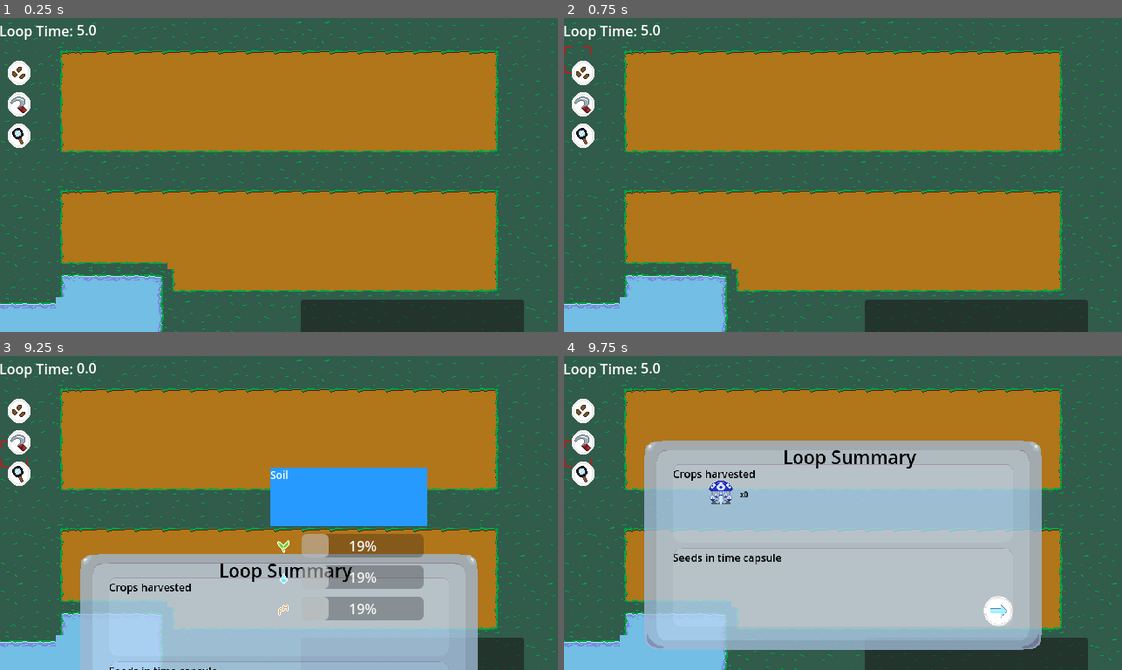
Above: before the commit, frames 1-4 (two rows, left to right).
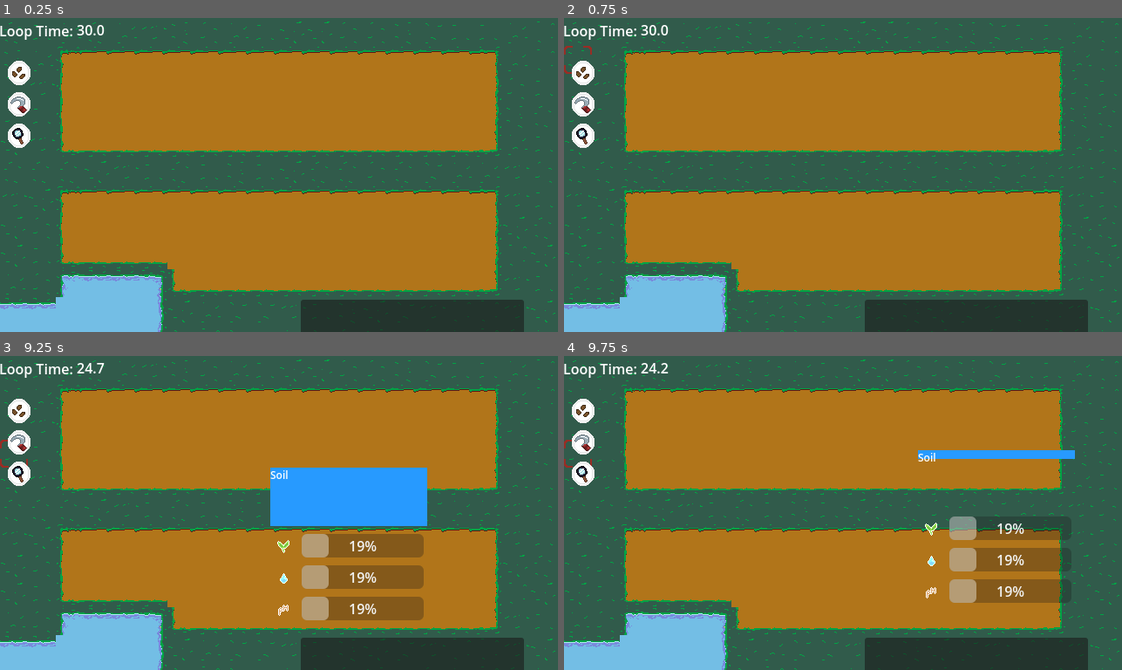
Above: after the commit, the same moments.

Repository: Hyper-Burner/GMTK-Game-Jam-2025
Game: Godot game, scene res://Scenes/main.tscn
Two runs of this game, one before a commit and one after it. Both use one fixed random seed, a clock stepped at 60 frames per second and the inputs below.
Inputs (mouse positions are in pixels of both pictures, inside the frame that each line leads up to):
- Up to frame 1 (0.25 s): no input
- Up to frame 2 (0.75 s): click (580, 71) at 0.5 s
- Up to frame 3 (9.25 s): click (16, 440) at 1.25 s; click (16, 472) at 2 s; click (16, 409) at 2.75 s; click (16, 440) at 3.5 s; click (16, 472) at 4.25 s; click (16, 409) at 5 s; click (16, 440) at 5.75 s; click (16, 472) at 6.5 s; move the mouse to (401, 497) at 7.27 s; click (401, 497) at 7.42 s; move the mouse to (167, 528) at 8.02 s; click (167, 528) at 8.17 s; move the mouse to (334, 443) at 8.77 s; click (334, 443) at 8.92 s
- Up to frame 4 (9.75 s): click (999, 626) at 9.52 s

The runs differ from the first frame. In frame 1, less than 0.1% of the frame differs, in the area x 13-19%, y 2-6%; in frame 2, less than 0.1%; in frame 3, 26%; in frame 4, 48%, in the area x 13-92%, y 2-94%.

Commit message:
small adjustments

Diff:
--- a/Scenes/main.tscn
+++ b/Scenes/main.tscn
@@ -135,6 +135,7 @@
 metadata/_edit_lock_ = true
 
 [node name="Label" type="Label" parent="EndLoop/Harvested/TopRow/Potato"]
+layout_mode = 0
 offset_left = 38.8374
 offset_top = 8.92889
 offset_right = 93.8376
@@ -151,6 +152,7 @@
 metadata/_edit_lock_ = true
 
 [node name="Label" type="Label" parent="EndLoop/Harvested/TopRow/Strawberry"]
+layout_mode = 0
 offset_left = 38.8374
 offset_top = 8.92889
 offset_right = 93.8376
@@ -167,6 +169,7 @@
 metadata/_edit_lock_ = true
 
 [node name="Label" type="Label" parent="EndLoop/Harvested/TopRow/Plant 4"]
+layout_mode = 0
 offset_left = 38.8374
 offset_top = 8.92889
 offset_right = 93.8376
@@ -183,6 +186,7 @@
 metadata/_edit_lock_ = true
 
 [node name="Label" type="Label" parent="EndLoop/Harvested/TopRow/Plant 5"]
+layout_mode = 0
 offset_left = 38.8374
 offset_top = 16.4572
 offset_right = 93.8376
@@ -199,6 +203,7 @@
 metadata/_edit_lock_ = true
 
 [node name="Label" type="Label" parent="EndLoop/Harvested/TopRow/Plant 6"]
+layout_mode = 0
 offset_left = 38.8374
 offset_top = 16.4572
 offset_right = 93.8376
@@ -215,6 +220,7 @@
 metadata/_edit_lock_ = true
 
 [node name="Label" type="Label" parent="EndLoop/Harvested/TopRow/Plant 7"]
+layout_mode = 0
 offset_left = 38.8374
 offset_top = 16.4572
 offset_right = 93.8376
@@ -231,6 +237,7 @@
 metadata/_edit_lock_ = true
 
 [node name="Label" type="Label" parent="EndLoop/Harvested/TopRow/Plant 8"]
+layout_mode = 0
 offset_left = 38.8374
 offset_top = 16.4572
 offset_right = 93.8376
@@ -286,6 +293,7 @@
 metadata/_edit_lock_ = true
 
 [node name="Label" type="Label" parent="EndLoop/Time Capsule/BottomRow/Potato"]
+layout_mode = 0
 offset_left = 38.8374
 offset_top = 8.92889
 offset_right = 93.8376
@@ -302,6 +310,7 @@
 metadata/_edit_lock_ = true
 
 [node name="Label" type="Label" parent="EndLoop/Time Capsule/BottomRow/Strawberry"]
+layout_mode = 0
 offset_left = 38.8374
 offset_top = 8.92889
 offset_right = 93.8376
@@ -318,6 +327,7 @@
 metadata/_edit_lock_ = true
 
 [node name="Label" type="Label" parent="EndLoop/Time Capsule/BottomRow/Plant 4"]
+layout_mode = 0
 offset_left = 38.8374
 offset_top = 8.92889
 offset_right = 93.8376
@@ -334,6 +344,7 @@
 metadata/_edit_lock_ = true
 
 [node name="Label" type="Label" parent="EndLoop/Time Capsule/BottomRow/Plant 5"]
+layout_mode = 0
 offset_left = 38.8374
 offset_top = 16.4572
 offset_right = 93.8376
@@ -350,6 +361,7 @@
 metadata/_edit_lock_ = true
 
 [node name="Label" type="Label" parent="EndLoop/Time Capsule/BottomRow/Plant 6"]
+layout_mode = 0
 offset_left = 38.8374
 offset_top = 16.4572
 offset_right = 93.8376
@@ -366,6 +378,7 @@
 metadata/_edit_lock_ = true
 
 [node name="Label" type="Label" parent="EndLoop/Time Capsule/BottomRow/Plant 7"]
+layout_mode = 0
 offset_left = 38.8374
 offset_top = 16.4572
 offset_right = 93.8376
@@ -382,6 +395,7 @@
 metadata/_edit_lock_ = true
 
 [node name="Label" type="Label" parent="EndLoop/Time Capsule/BottomRow/Plant 8"]
+layout_mode = 0
 offset_left = 38.8374
 offset_top = 16.4572
 offset_right = 93.8376
--- a/Scripts/GameManager.gd
+++ b/Scripts/GameManager.gd
@@ -6,7 +6,7 @@
 const DATA_PATH_ITEMS: String = "res://TextFiles/items.json"
 const DATA_PATH_MILESTONES: String = "res://TextFiles/milestones.json"
 
-const DEFAULT_LOOP_DURATION: float = 5 # seconds
+const DEFAULT_LOOP_DURATION: float = 30 # seconds
 const DEFAULT_TIME_CAPSULE_CAPACITY: int = 4
 
 const DEFAULT_STARTING_SEEDS_ID: String = "Potato"
--- a/Scripts/inventory.gd
+++ b/Scripts/inventory.gd
@@ -1,7 +1,7 @@
 extends Node
 # Items available in the current loop's inventory (item_id: quantity). Resets each loop.
 # Keys are now String.
-@export var starting_inventory: Dictionary = {"Tuloop": 6}
+@export var starting_inventory: Dictionary = {"Tuloop": 5}
 @export var seed_inventory: Dictionary = {}
 @export var crop_inventory: Dictionary = {}
 @export var time_capsule_inventory: Dictionary = {}
--- a/Scripts/milestone.gd
+++ b/Scripts/milestone.gd
@@ -74,7 +74,7 @@
 				print("Milestone not met: Need %d x ID %s, have %d." % [required_quantity, crop_id_str, current_quantity])
 				break
 
-	# [cite_start]If all checked requirements were met, then the milestone is completed. [cite: 9]
+	#If all checked requirements were met, then the milestone is completed. [cite: 9]
 	if met_all:
 		print("Milestone '%s' Met!" % current_milestone_data.get("description", "Unknown Milestone"))
 
--- a/TextFiles/crops.json
+++ b/TextFiles/crops.json
@@ -10,7 +10,7 @@
 			"nutrients": 0,
 			"soil_ph": 0
 		},
-		"growth_duration": 52,
+		"growth_duration": 20,
 		"optimal_conditions": {
 			"hydration": 75,
 			"nutrients": 75,
